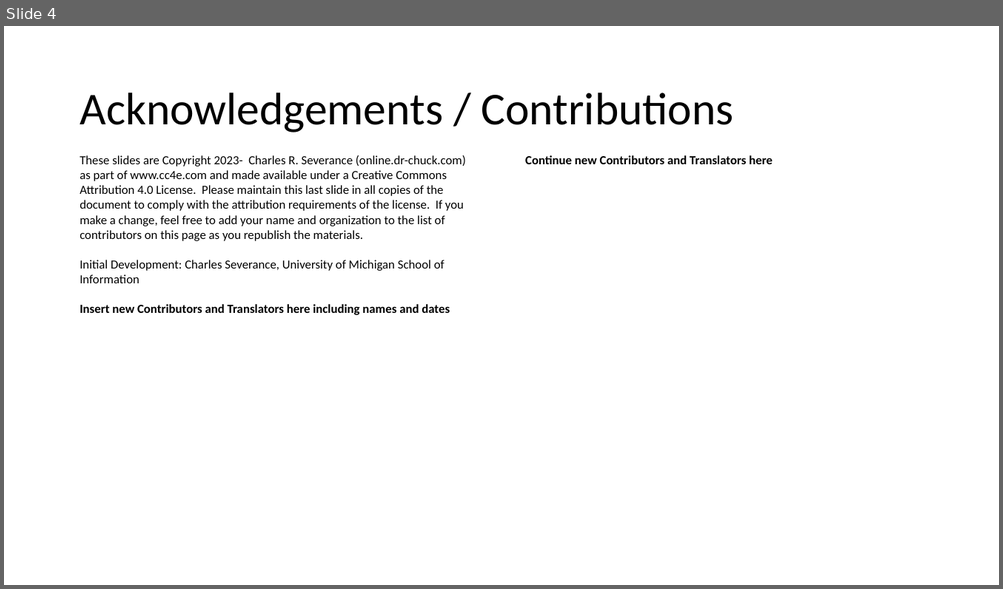
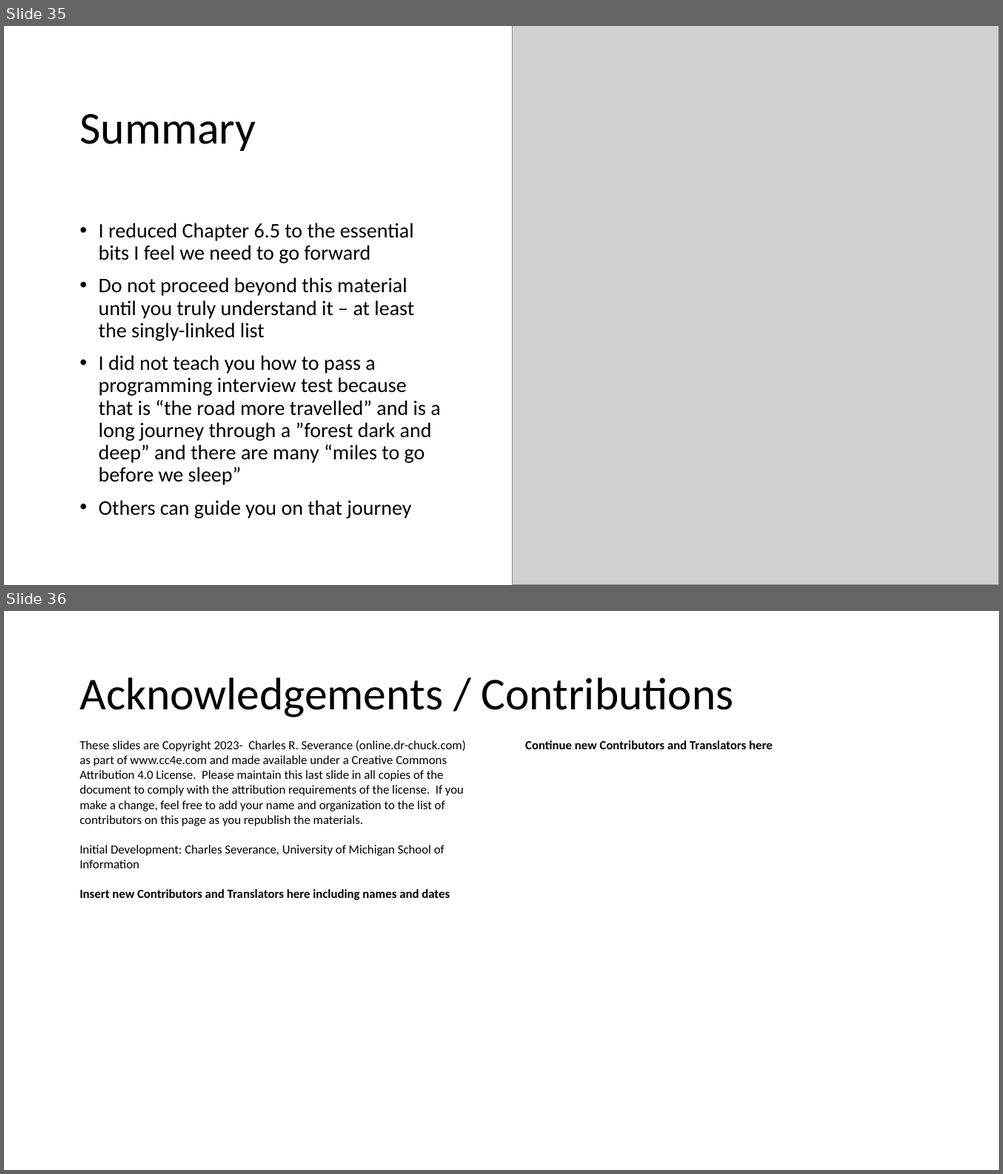
Before and after one commit to csev/cc4e, a slide deck: lectures/KR-6.pptx. Shown one above the other, each under a label of ours: slide 4 before the commit, slides 35 and 36 after it. The pictures are 1003x589 and 1003x1174 pixels, drawn with LibreOffice and Linux fonts; fonts in the diff are those of the drawing; grey boxes stand for pictures. Boxes give left, top, right and bottom in pixels: in the first picture for what was removed or moved away, otherwise in the second. Text is boxed around its words. In the diff, an @@ line names an element or a change of style, - is before the commit and + after.

```diff
--- a/lectures/KR-6.pptx
+++ b/lectures/KR-6.pptx
@@ slide 35 added at bbox=[4, 26, 999, 585], background #FFFFFF @@
@@ picture added at bbox=[512, 26, 999, 585] @@
@@ title added at bbox=[79, 114, 256, 151], 44 pt, text #000000 @@
+Summary
@@ text added at bbox=[99, 223, 440, 519], 20 pt, text #000000 @@
+• I reduced Chapter 6.5 to the essential bits I feel we need to go forward
+• Do not proceed beyond this material until you truly understand it – at least the singly-linked list
+• I did not teach you how to pass a programming interview test because that is “the road more travelled” and is a long journey through a ”forest dark and deep” and there are many “miles to go before we sleep”
+• Others can guide you on that journey
@@ what was slide 4 is now slide 36 @@
```
Also in this commit, not shown: 1 slide changed, 32 other slides added, 1 slide removed, 8 other files.
